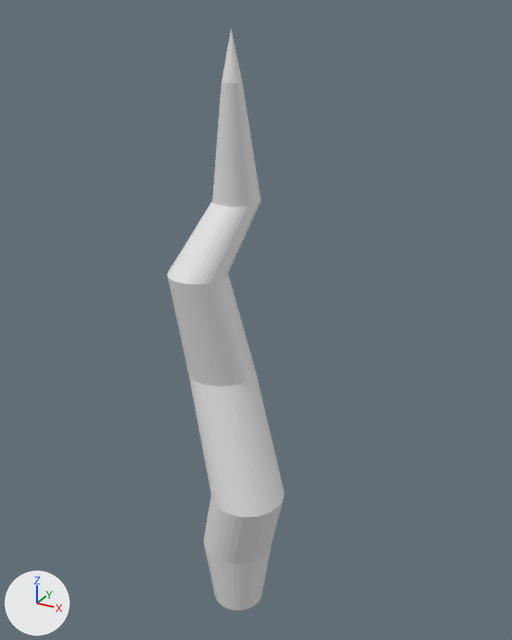
The Blender file env_tree_normal_01.blend, before and after one commit.
Before and after are seen from a camera (50 mm lens) standing at (8.4, -14.17, 14.23) and looking at (0.43, 0.32, 6.98). Arrows for +X, +Y and +Z are at lower left; the lights stay in place. The picture after the commit comes second.
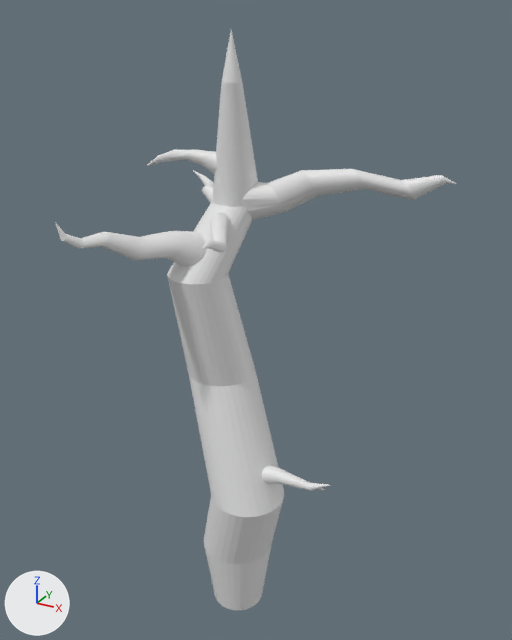
Pixel boxes (x1, y1, x2, y2) of what changed, in the pictures (512 x 640 px):
'Cylinder', reshaped (241% wider): before (167, 30, 284, 610); after (55, 30, 456, 610)
part 1 of me_cylinder, added: after (242, 169, 456, 221)
part 2 of me_cylinder, added: after (55, 222, 206, 267)
part 3 of me_cylinder, added: after (193, 170, 214, 203)
part 4 of me_cylinder, added: after (147, 150, 217, 174)
part 5 of me_cylinder, added: after (202, 212, 231, 253)
part 6 of me_cylinder, added: after (262, 465, 330, 491)

What changed in the scene script:
```text
Change me_cylinder:
    used by ob_cylinder; location = (0.0, 0.0, 0.0); scale = (1.0, 1.0, 2.0)
    remove me_cylinder.from_pydata(...)  # 256 vertices, 226 faces; spans x -1.49..1.54, y -1.34..1.09, z -1.0..6.91
    add me_cylinder.from_pydata(...)  # 1542 vertices, 1282 faces, 5 loose edges; spans x -3.26..4.77, y -3.31..3.24, z -1.0..6.91
    me_cylinder part 1: a new loose piece of 224 vertices spanning x -0.64..4.77, y 0.0..1.66, z 4.72..5.47
    me_cylinder part 2: a new loose piece of 224 vertices spanning x -2.47..-0.07, y -3.31..-0.19, z 4.2..5.02
    me_cylinder part 3: a new loose piece of 224 vertices spanning x -3.26..-0.27, y -0.3..3.24, z 4.32..4.95
    me_cylinder part 4: a new loose piece of 192 vertices spanning x -2.72..0.22, y -0.07..0.77, z 5.23..5.58
    me_cylinder part 5: a new loose piece of 192 vertices spanning x -0.55..0.58, y -2.04..0.29, z 4.6..4.93
    me_cylinder part 6: a new loose piece of 128 vertices spanning x 0.41..3.02, y -0.65..-0.03, z 1.26..1.68
    other edits to the shape of me_cylinder do not show in these pictures
```
